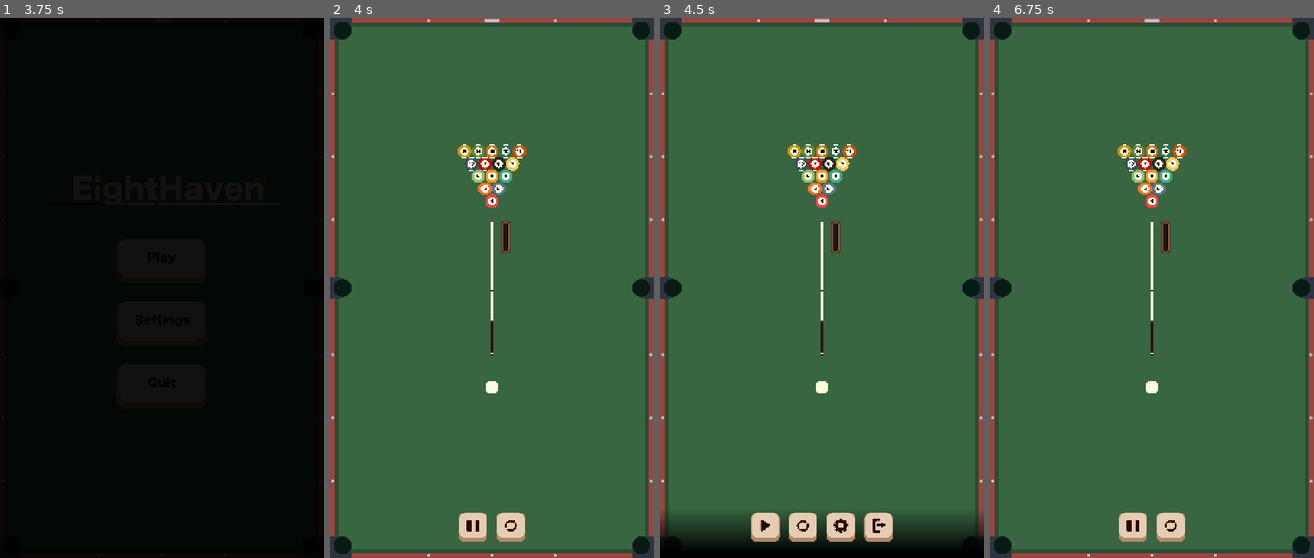
Above: before the commit, frames 1-4 (left to right).
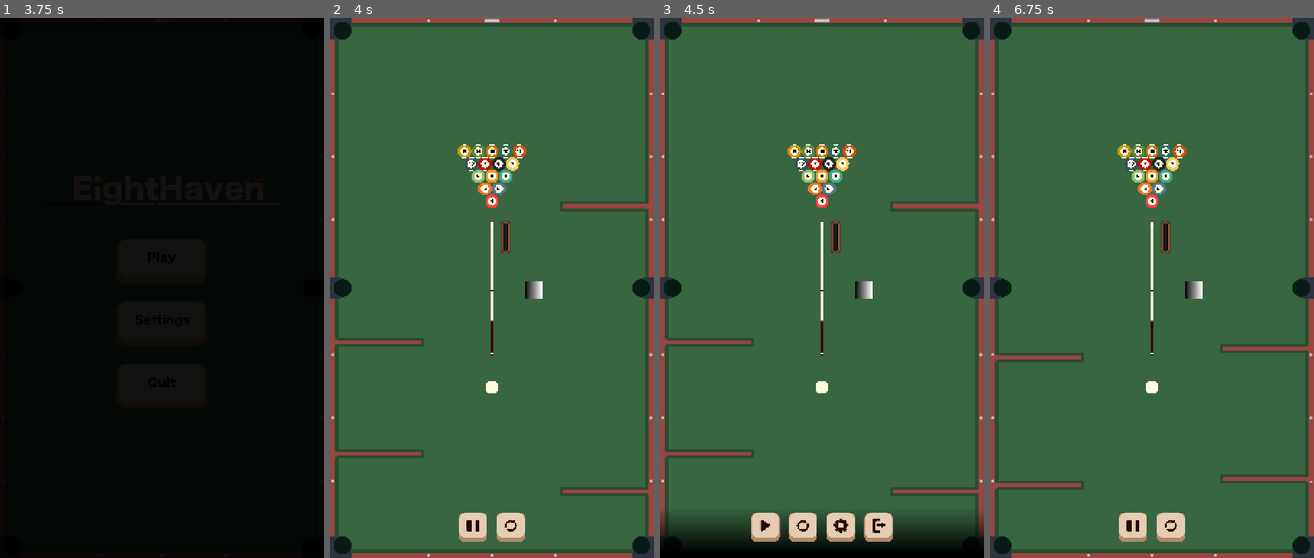
Above: after the commit, the same moments.

Repository: Yukeey07/EightHaven
Game: Godot game, scene res://assets/scenes/main_menu.tscn
Two runs of this game, one before a commit and one after it. Both use one fixed random seed, a clock stepped at 60 frames per second and the inputs below. Sound files missing from this copy of the repository are replaced by a short silence.
Inputs (mouse positions are in pixels of both pictures, inside the frame that each line leads up to):
- Up to frame 1 (3.75 s): click (162, 325) at 0.5 s; click (162, 261) at 1.25 s; click (162, 261) at 2 s; click (162, 261) at 2.75 s; move the mouse to (233, 261) at 3.52 s; click (233, 261) at 3.67 s
- Up to frame 2 (4 s): no input
- Up to frame 3 (4.5 s): click (802, 525) at 4.25 s
- Up to frame 4 (6.75 s): click (1096, 525) at 5 s; click (1171, 525) at 5.75 s; click (1171, 525) at 6.5 s

Frame 1 is identical in both runs. In frame 2, 2.0% of the frame differs, in the area x 1-99%, y 34-89%; in frame 3, 2.0%; in frame 4, 2.0%.
Error before the commit: Invalid assignment of property or key 'position' with value of type 'Nil' on a base object of type 'Sprite2D (blockade.gd)'. (res://assets/scripts/gameManager.…

Commit message:
bounce

Diff:
--- /dev/null
+++ b/assets/scenes/bounce_pad.tscn
@@ -0,0 +1,26 @@
+[gd_scene format=3 uid="uid://bajf53tdbklkg"]
+
+[ext_resource type="Script" uid="uid://bwcgcjfhmvqc2" path="res://assets/scripts/bounce_pad.gd" id="1_wijh8"]
+
+[sub_resource type="Gradient" id="Gradient_upcwf"]
+
+[sub_resource type="GradientTexture1D" id="GradientTexture1D_upcwf"]
+gradient = SubResource("Gradient_upcwf")
+
+[sub_resource type="RectangleShape2D" id="RectangleShape2D_b8qth"]
+size = Vector2(162, 162)
+
+[node name="BouncePad" type="Area2D" unique_id=158659561]
+collision_layer = 4
+script = ExtResource("1_wijh8")
+
+[node name="Sprite2D" type="Sprite2D" parent="." unique_id=1683611025]
+position = Vector2(1.9073486e-06, 1.9073486e-06)
+scale = Vector2(0.6328125, 162)
+texture = SubResource("GradientTexture1D_upcwf")
+
+[node name="CollisionShape2D" type="CollisionShape2D" parent="." unique_id=1645609049]
+position = Vector2(-1.9073486e-06, -1.9073486e-06)
+shape = SubResource("RectangleShape2D_b8qth")
+
+[connection signal="body_entered" from="." to="." method="_on_body_entered"]
--- a/assets/scenes/game_scene.tscn
+++ b/assets/scenes/game_scene.tscn
@@ -20,6 +20,7 @@
 [ext_resource type="Texture2D" uid="uid://c81jgmq03kift" path="res://assets/UI/leave-nohover-nopress.png" id="18_f23ex"]
 [ext_resource type="Texture2D" uid="uid://conx5y0cq0u3i" path="res://assets/UI/leave-nohover-press.png" id="19_k1gis"]
 [ext_resource type="Texture2D" uid="uid://bat4nm57xgvyt" path="res://assets/UI/leave-hover-nopress.png" id="20_7t7aj"]
+[ext_resource type="PackedScene" uid="uid://bajf53tdbklkg" path="res://assets/scenes/bounce_pad.tscn" id="21_n47tv"]
 
 [sub_resource type="Gradient" id="Gradient_50row"]
 offsets = PackedFloat32Array(0.08490566, 1)
@@ -355,6 +356,9 @@
 
 [node name="Blockades" type="Node" parent="." unique_id=953919058]
 
+[node name="BouncePad" parent="." unique_id=158659561 instance=ExtResource("21_n47tv")]
+position = Vector2(386, 18)
+
 [connection signal="pressed" from="GameOverlay/Controls/BottomControls/Pause" to="." method="_on_pause_pressed"]
 [connection signal="pressed" from="GameOverlay/Controls/BottomControls/Resume" to="." method="_on_resume_pressed"]
 [connection signal="pressed" from="GameOverlay/Controls/BottomControls/Restart" to="." method="_on_restart_pressed"]
--- a/assets/scripts/Ball.gd
+++ b/assets/scripts/Ball.gd
@@ -23,6 +23,8 @@
 	number = num
 	if num != 0:
 		add_to_group("gameBall", true)
+	else:
+		add_to_group("whiteBall", true)
 
 func _integrate_forces(state: PhysicsDirectBodyState2D):#
 	if state.linear_velocity.length() < stop_threshold:
@@ -30,16 +32,15 @@
 		state.angular_velocity = 0.0
 		sleeping = true
 
-
 func _on_body_entered(body: Node) -> void:
 	if not Globals.shootSoundPlayed:
 		AudioService.create_audio(SoundEffect.SOUND_EFFECT_TYPE.SHOOT)
 		Globals.shootSoundPlayed = true
 
 func makeVeryBouncy():
-	physics_material_override.bounce = 1
-	physics_material_override.friction = 0.5
-	mass = 2.5
+	physics_material_override.bounce = 200
+	physics_material_override.friction = 0.25
+	mass = 0
 
 func resetPhysics():
 	physics_material_override.bounce = 0.5
--- /dev/null
+++ b/assets/scripts/bounce_pad.gd
@@ -0,0 +1,18 @@
+extends Area2D
+
+
+# Called when the node enters the scene tree for the first time.
+func _ready() -> void:
+	pass # Replace with function body.
+
+
+# Called every frame. 'delta' is the elapsed time since the previous frame.
+func _process(delta: float) -> void:
+	pass
+
+
+func _on_body_entered(body: Node2D) -> void:
+	if body.is_in_group("whiteBall"):
+		print("test")
+		body.makeVeryBouncy()
+	pass # Replace with function body.
--- a/assets/scripts/gameManager.gd
+++ b/assets/scripts/gameManager.gd
@@ -2,10 +2,9 @@
 
 const BALL = preload("uid://drnq53lohvym0")
 const BOT = preload("res://assets/scenes/bot.tscn")
-
 const BLOCKADE = preload("uid://0jfp5sv6yhj3")
 
-var allBalls = Globals.allBalls
+var allBalls: Array = []
 
 var index = 1
 var is_dragging = false
@@ -15,51 +14,58 @@
 const MAX_DRAG_DISTANCE: float = 500.0
 var bot = null
 
-var rng : RandomNumberGenerator
+var rng: RandomNumberGenerator
 
 # Called when the node enters the scene tree for the first time.
 func _ready() -> void:
+	Globals.allBalls.clear()
+	Globals.allBlockages.clear()
+	allBalls = Globals.allBalls
+
 	rng = RandomNumberGenerator.new()
 	AudioService.create_audio(SoundEffect.SOUND_EFFECT_TYPE.BACKGROUND_MUSIC_1)
 	spawnBalls()
-	spawnBlockades(5)
+	spawnBlockades(4)
 	spawnBot()
 	await get_tree().create_timer(10.0).timeout
+
 
 # Called every frame. 'delta' is the elapsed time since the previous frame.
 func _process(_delta: float) -> void:
 	if not wait_for_stop and Globals.turn == Globals.Players.BOT:
-		var white_ball: Ball = allBalls.get(0)
+		if allBalls.is_empty() or not is_instance_valid(allBalls[0]):
+			return
+		var white_ball: Ball = allBalls[0]
 		white_ball.sleeping = false
 		bot.botShoot()
 		$Queue.hide()
 		$PowerBar.hide()
 		Globals.shootSoundPlayed = false
 		wait_for_stop = true
-	else:
-		pass
-
-func ballsMoving():
+
+
+func ballsMoving() -> bool:
 	for i: Ball in allBalls:
-		if i.sleeping:
+		if is_instance_valid(i) and i.sleeping:
 			return false
 	return true
 
-func spawnBalls():
-	var target_pos : Vector2 = Vector2(0,-805)
+
+func spawnBalls() -> void:
+	var target_pos: Vector2 = Vector2(0, -805)
 	var ball = BALL.instantiate()
 	allBalls.push_back(ball)
 	ball.setBallTexture(0)
 	# One Ball is 115
-	ball.position = target_pos + Vector2(0,1725)
+	ball.position = target_pos + Vector2(0, 1725)
 	add_child(ball)
 	for i in 5:
 		spawnBallRow(target_pos, i + 1)
-		target_pos += Vector2(62.5,-115)
+		target_pos += Vector2(62.5, -115)
 	index = 1
-	pass
-
-func spawnBallRow(startPos : Vector2, length: int):
+
+
+func spawnBallRow(startPos: Vector2, length: int) -> void:
 	for i in length:
 		var ball = BALL.instantiate()
 		allBalls.push_back(ball)
@@ -67,58 +73,74 @@
 		index += 1
 		ball.position = startPos
 		add_child(ball)
-		startPos += Vector2(-125,0)
-	pass
-
-func spawnBlockades(amount : int):
+		startPos += Vector2(-125, 0)
+
+
+func spawnBlockades(amount: int) -> void:
 	for i in amount:
 		var blockage = BLOCKADE.instantiate()
-		var num = rng.randi_range(0,3)
+		var num = rng.randi_range(0, 3)
 		print(num)
 
 		if num == 0: # TOP LEFT
-			var target_pos = findValidPosition(Vector2(-1060.0, randf_range(300.0, 2000.0) * -1))
+			var target_pos = findValidPosition(-1060.0, -1.0)
+			blockage.position = target_pos
+			blockage.isLeft = true
+
+		elif num == 1: # TOP RIGHT
+			var target_pos = findValidPosition(1060.0, -1.0)
 			blockage.position = target_pos
 			blockage.isLeft = false
 
-		elif num == 1: # TOP RIGHT
-			var target_pos = findValidPosition(Vector2(1060.0, randf_range(300.0, 2000.0) * -1))
-			blockage.position = target_pos
-			blockage.isLeft = false
-
 		elif num == 2: # BOTTOM LEFT
-			var target_pos = findValidPosition(Vector2(-1060.0, randf_range(300.0, 2000.0)))
-			blockage.position = target_pos
-			blockage.isLeft = false
+			var target_pos = findValidPosition(-1060.0, 1.0)
+			blockage.position = target_pos
+			blockage.isLeft = true
 
 		elif num == 3: # BOTTOM RIGHT
-			var target_pos = findValidPosition(Vector2(1060.0, randf_range(300.0, 2000.0)))
+			var target_pos = findValidPosition(1060.0, 1.0)
 			blockage.position = target_pos
 			blockage.isLeft = false
 
 		Globals.allBlockages.append(blockage)
 		$Blockades.add_child(blockage)
 
-func findValidPosition(pos : Vector2):
-	for ab in Globals.allBlockages:
-		if ab.position.distance_to(pos) > 4:
+
+func findValidPosition(x_pos: float, y_sign: float) -> Vector2:
+	var pos := Vector2(x_pos, rng.randf_range(300.0, 2000.0) * y_sign)
+	var attempts := 0
+
+	while attempts < 20:
+		var valid := true
+		for ab in Globals.allBlockages:
+			if is_instance_valid(ab) and ab.position.distance_to(pos) <= 500.0:
+				valid = false
+				break
+		if valid:
 			return pos
-		else:
-			var new_pos = Vector2(pos.x, randf_range(300.0, 2000.0))
-			return new_pos
-
-func spawnBot():
+		pos = Vector2(x_pos, rng.randf_range(300.0, 2000.0) * y_sign)
+		attempts += 1
+
+	return pos
+
+
+func spawnBot() -> void:
 	bot = BOT.instantiate()
 	add_child(bot)
+
 
 func _unhandled_input(event: InputEvent) -> void:
 	if event.is_action_pressed("pause_game"):
 		toggle_pause(!Globals.isMenu)
 
 	if event.is_action_pressed("restart_game"):
-		get_tree().change_scene_to_file("res://assets/scenes/game_scene.tscn")
-
-	var white_ball: Ball = allBalls.get(0)
+		get_tree().paused = false
+		get_tree().change_scene_to_file("res://assets/scenes/main_menu.tscn")
+		return
+
+	if allBalls.is_empty():
+		return
+	var white_ball: Ball = allBalls[0]
 	if not is_instance_valid(white_ball):
 		return
 
@@ -149,9 +171,11 @@
 			Globals.shootSoundPlayed = false
 			wait_for_stop = true
 
+
 func _physics_process(_delta: float) -> void:
 	if wait_for_stop:
-		allBalls = allBalls.filter(func(b): return is_instance_valid(b))
+		Globals.allBalls = Globals.allBalls.filter(func(b): return is_instance_valid(b))
+		allBalls = Globals.allBalls
 
 		for ball: Ball in allBalls:
 			if not ball.sleeping:
@@ -161,8 +185,11 @@
 		$Queue.show()
 		$PowerBar.show()
 
+
 func putQueueAroundWhiteBall(mousePos: Vector2) -> void:
-	var white_ball: Ball = allBalls.get(0)
+	if allBalls.is_empty() or not is_instance_valid(allBalls[0]):
+		return
+	var white_ball: Ball = allBalls[0]
 	var direction: Vector2 = (mousePos - white_ball.global_position).normalized()
 
 	$Queue.global_position = white_ball.global_position + direction * 800.0
@@ -170,33 +197,33 @@
 	$Queue.rotation_degrees += 90
 	$PowerBar.global_position = $Queue.global_position + Vector2(0, 100)
 
+
 func _on_pause_pressed() -> void:
 	toggle_pause(true)
-	pass # Replace with function body.
+
 
 func _on_resume_pressed() -> void:
 	toggle_pause(false)
-	pass # Replace with function body.
-
-func toggle_pause(pause : bool):
+
+
+func toggle_pause(pause: bool) -> void:
 	Globals.isMenu = pause
 	$GameOverlay/Gradient.visible = pause
 	get_tree().paused = pause
 	$GameOverlay/Controls/BottomControls/Pause.visible = !pause
 	$GameOverlay/Controls/BottomControls/Resume.visible = pause
-
 	$GameOverlay/Controls/BottomControls/Settings.visible = pause
 	$GameOverlay/Controls/BottomControls/Quit.visible = pause
 
+
 func _on_restart_pressed() -> void:
+	get_tree().paused = false
 	get_tree().change_scene_to_file("res://assets/scenes/game_scene.tscn")
-	pass # Replace with function body.
 
 
 func _on_quit_pressed() -> void:
 	get_tree().quit()
-	pass # Replace with function body.
 
 
 func _on_settings_pressed() -> void:
-	pass # Replace with function body.
+	pass
Not shown, added: assets/scripts/bounce_pad.gd.uid
